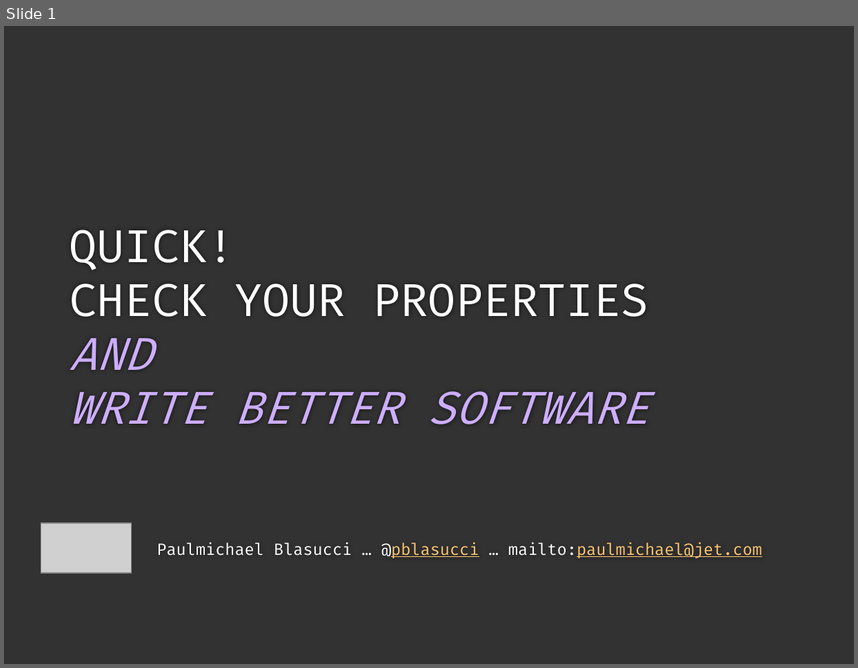
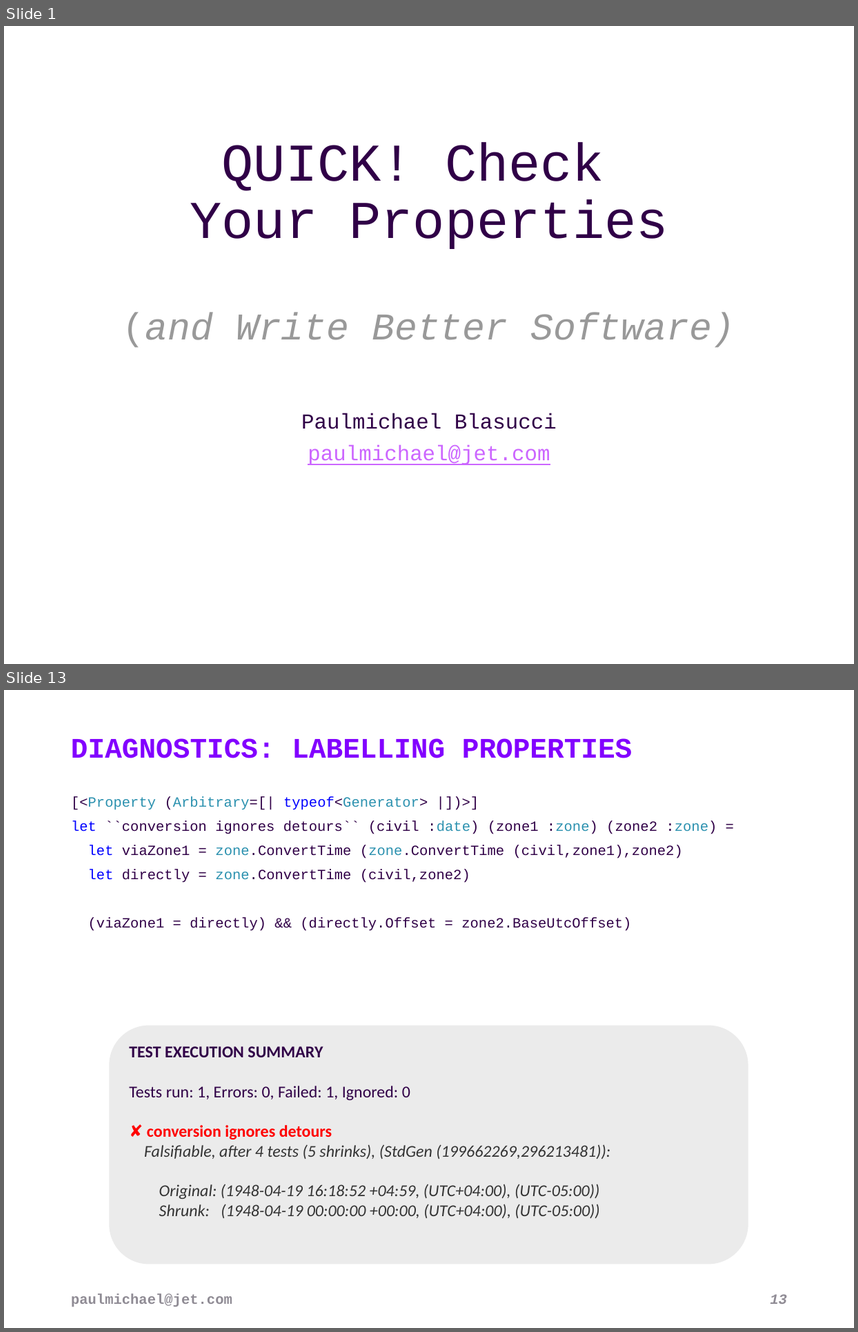
Before and after one commit to pblasucci/quickpbt, a slide deck: quickpbt.pptx. Shown one above the other, each under a label of ours: slide 1 before the commit, slides 1 and 13 after it; the slides between them are not shown. The pictures are 858x668 and 858x1332 pixels, drawn with LibreOffice and Linux fonts; fonts in the diff are those of the drawing; grey boxes stand for pictures; background and template pictures are left out. Boxes give left, top, right and bottom in pixels: in the first picture for what was removed or moved away, otherwise in the second. Text is boxed around its words. In the diff, an @@ line names an element or a change of style, - is before the commit and + after.

```diff
--- a/quickpbt.pptx
+++ b/quickpbt.pptx
@@ slide 13 added at <box>4,690,854,1328</box>, background #FFFFFF @@
@@ text added at <box>71,738,632,758</box>, 24 pt, text #8200FF, bold @@
+DIAGNOSTICS: LABELLING PROPERTIES
@@ text added at <box>71,796,717,931</box>, 12 pt, text #300047 @@
+[<Property (Arbitrary=[| typeof<Generator> |])>]
+let ``conversion ignores detours`` (civil :date) (zone1 :zone) (zone2 :zone) =
+let viaZone1 = zone.ConvertTime (zone.ConvertTime (civil,zone1),zone2)
+let directly = zone.ConvertTime (civil,zone2)
+(viaZone1 = directly) && (directly.Offset = zone2.BaseUtcOffset)
@@ rounded rectangle added at <box>110,1025,749,1264</box>, fill #EBEBEB, 14 pt, text #333333, italic @@
+TEST EXECUTION SUMMARY
+Tests run: 1, Errors: 0, Failed: 1, Ignored: 0
+✘ conversion ignores detours
+Falsifiable, after 4 tests (5 shrinks), (StdGen (199662269,296213481)):
+Original: (1948-04-19 16:18:52 +04:59, (UTC+04:00), (UTC-05:00))
+Shrunk: (1948-04-19 00:00:00 +00:00, (UTC+04:00), (UTC-05:00))
@@ text added at <box>71,1293,232,1306</box>, 12 pt, text #8F8C95, bold @@
+paulmichael@jet.com
@@ page number added at <box>770,1294,787,1303</box>, 12 pt, text #8F8C95, bold, italic @@
+13
@@ slide 1 changed as well @@
@@ background #323232 to #FFFFFF @@
@@ title at <box>123,142,735,347</box>: text changed; size 38 to 45 pt; font Fira Code to Courier New; text colour #CDAEFF to #300047 @@
-QUICK!
-CHECK YOUR PROPERTIES
-AND
-WRITE BETTER SOFTWARE
+QUICK! Check
+Your Properties
+(and Write Better Software)
@@ subtitle "Paulmichael Blasucci" at <box>301,413,557,465</box>: vertical alignment top to middle @@
@@ subtitle at <box>301,413,557,465</box>: text changed; size 13.5 to 18 pt; font Fira Code to Courier New; text colour #FFFFFF to #300047 @@
-Paulmichael Blasucci … @pblasucci … mailto:paulmichael@jet.com
+Paulmichael Blasucci
+paulmichael@jet.com
@@ picture removed at <box>41,522,131,572</box> @@
```
Also in this commit, not shown: 2 other slides changed, 19 other slides added, 21 other files.
